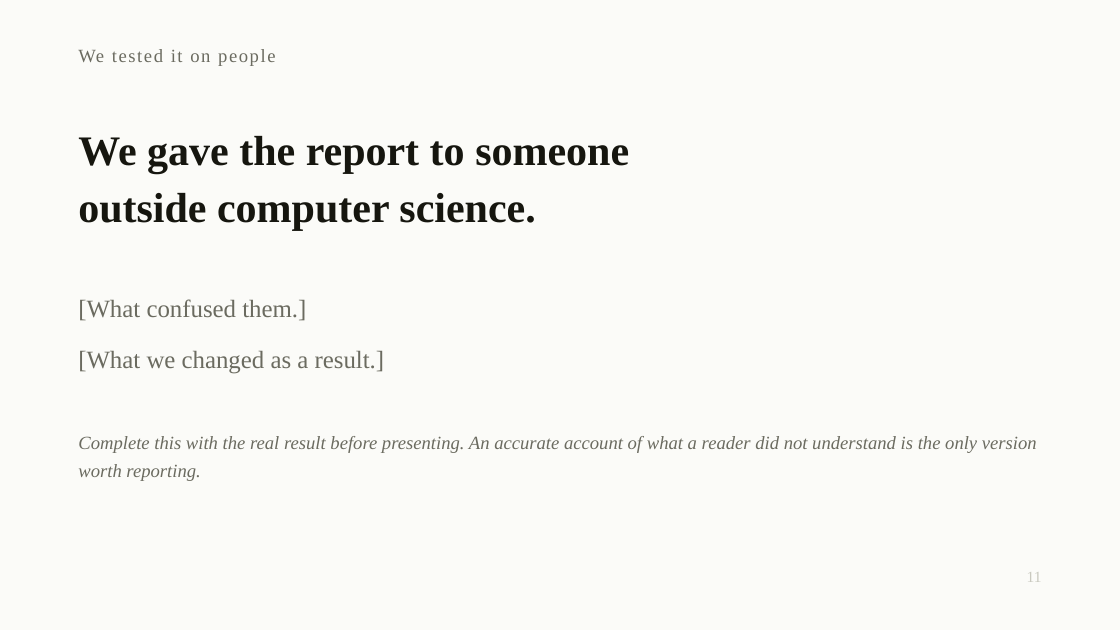
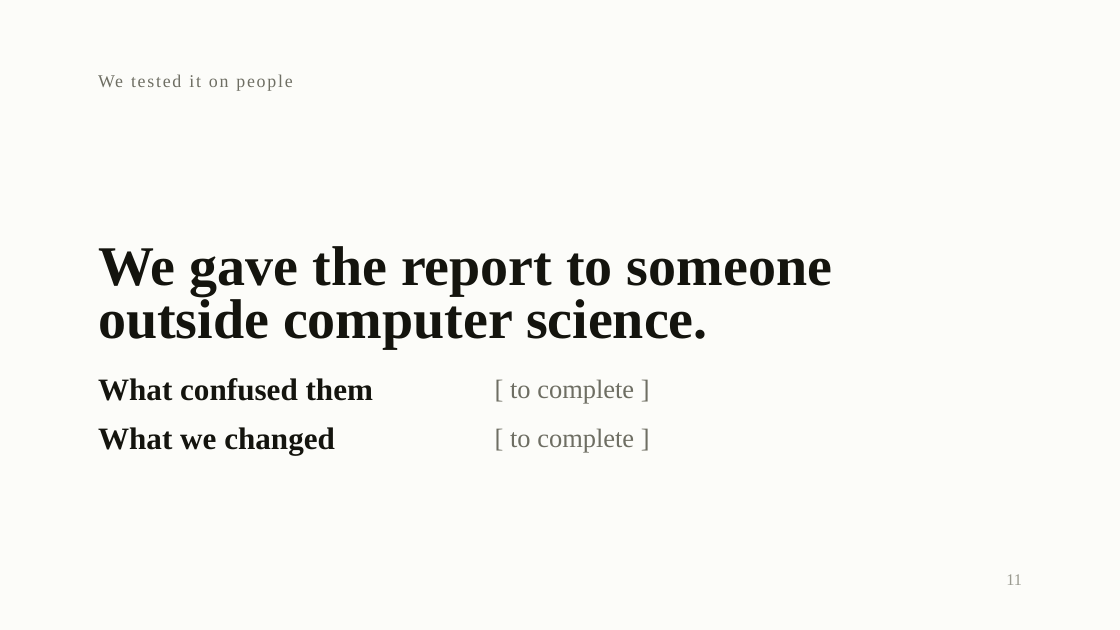
Before and after one commit to devLipeunim/custody-api, a slide deck: slide 11 of deck/custody-deck.pptx. Drawn at 1120x630 pixels with LibreOffice and Linux fonts; fonts in the diff are those of the drawing. Boxes give left, top, right and bottom in pixels: in the first picture for what was removed or moved away, otherwise in the second. Text is boxed around its words. In the diff, an @@ line names an element or a change of style, - is before the commit and + after.

```diff
--- a/deck/custody-deck.pptx
+++ b/deck/custody-deck.pptx
@@ background #FBFBF8 to #FCFCF9 @@
@@ text "We tested it on people": place and size @@
-text "We tested it on people" at (78,49,275,66)
+text "We tested it on people" at (98,74,292,91)
@@ text "We tested it on people" at (98,74,292,91): size 12 to 11.5 pt, text colour #6B6B60 to #6E6E63, letter spacing 1 to 1.1 pt; vertical alignment middle to top @@
@@ text at (78,193,535,231): paragraph removed @@
-outside computer science.
@@ text "We gave the report to ...": place and size @@
-text "We gave the report to ..." at (78,136,629,231)
+text "We gave the report to ..." at (98,246,832,296)
@@ text "We gave the report to ..." at (98,246,832,296): size 27 to 36 pt, text colour #16160F to #14140E; line spacing 1.12 to 1 @@
@@ text added at (98,294,708,348), 36 pt, text #14140E, bold @@
+outside computer science.
@@ text at (98,378,373,401): text changed; size 16 to 20 pt; text colour #6B6B60 to #14140E; bold on @@
-[What confused them.]
+What confused them
@@ text added at (510,379,634,404), 17 pt, text #6E6E63 @@
+[ to complete ]
@@ text removed at (78,436,1037,481) @@
-Complete this with the real result before presenting. An accurate account of what a reader did not understand is the only version worth reporting.
@@ text at (98,427,335,455): text changed; size 16 to 20 pt; text colour #6B6B60 to #14140E; bold on @@
-[What we changed as a result.]
+What we changed
@@ text added at (510,428,634,453), 17 pt, text #6E6E63 @@
+[ to complete ]
@@ text "11": place and size @@
-text "11" at (1027,572,1042,582)
+text "11" at (1006,574,1022,585)
@@ text "11" at (1006,574,1022,585): size 10 to 10.5 pt, text colour #C9C9BF to #9A9A90; vertical alignment middle to top @@
```
Also in this commit, not shown: 11 other slides changed, 1 slide added, 1 slide removed, 4 other files.
